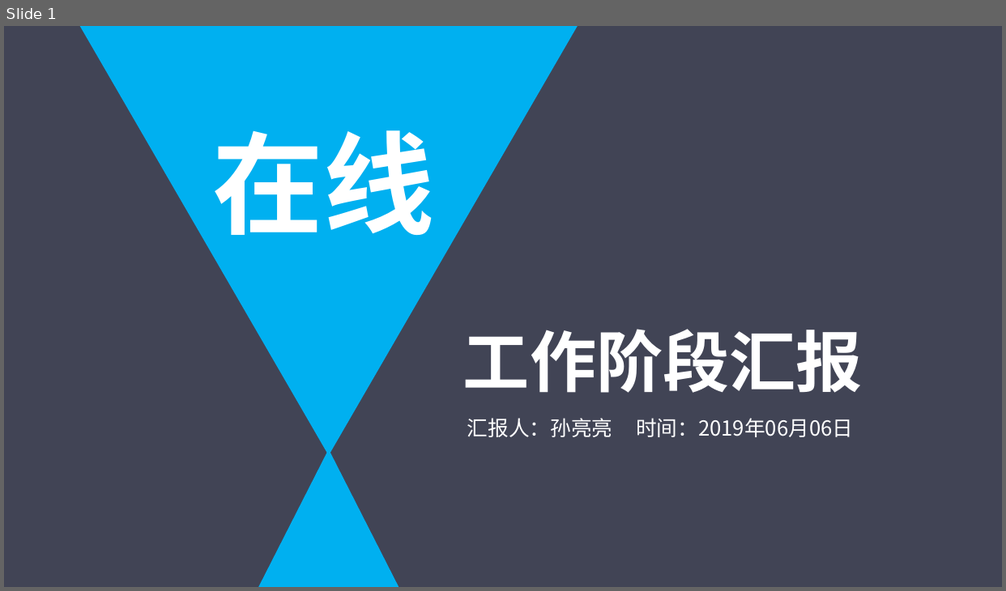
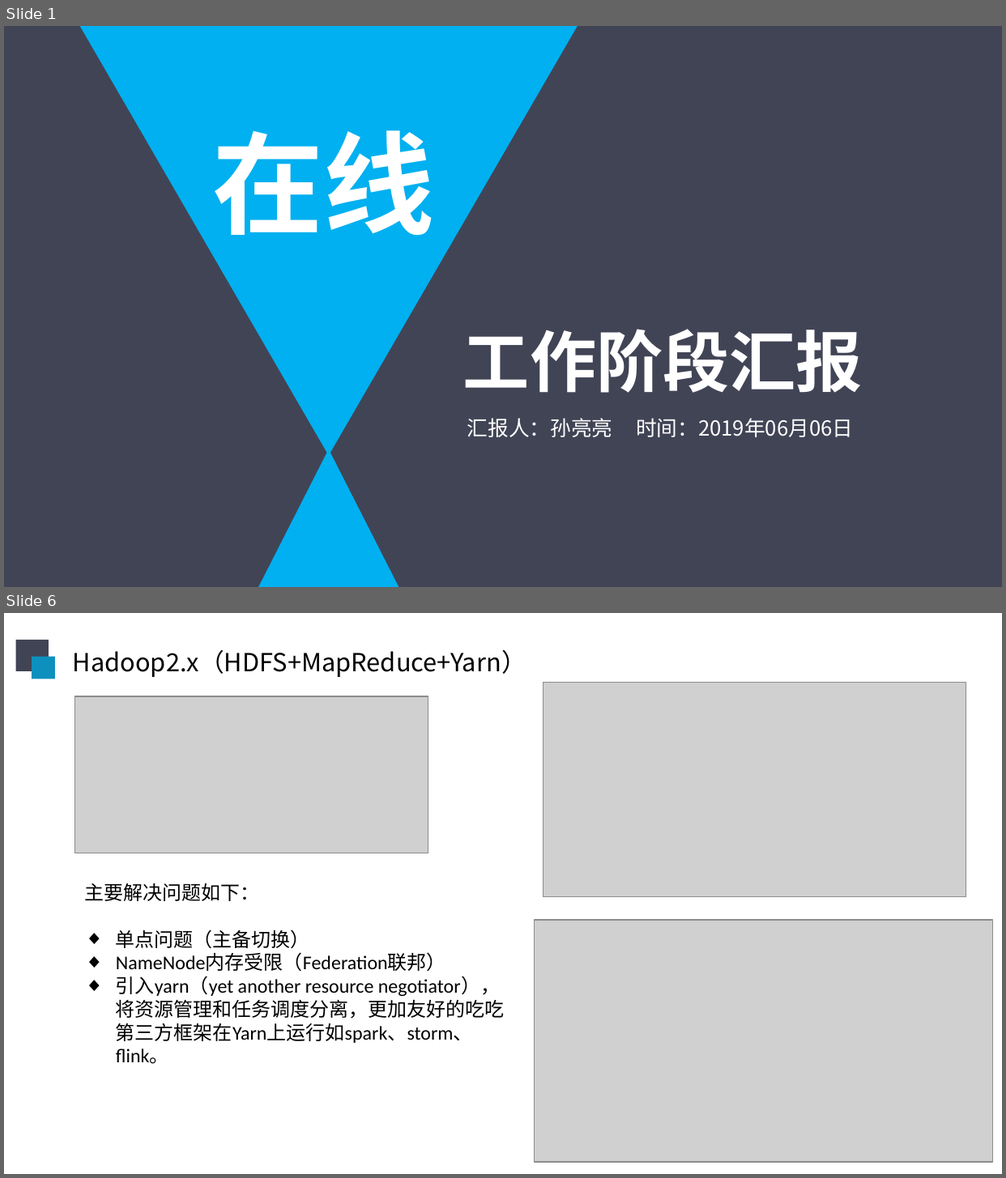
Before and after one commit to sunliangliang9201/interview_prepare, a slide deck: 在线阶段汇报20190606.pptx. Shown one above the other, each under a label of ours: slide 1 before the commit, slides 1 and 6 after it; the slides between them are not shown. The pictures are 1006x591 and 1006x1178 pixels, drawn with LibreOffice and Linux fonts; fonts in the diff are those of the drawing; grey boxes stand for pictures. Boxes give left, top, right and bottom in pixels: in the first picture for what was removed or moved away, otherwise in the second. Text is boxed around its words. In the diff, an @@ line names an element or a change of style, - is before the commit and + after.

```diff
--- a/在线阶段汇报20190606.pptx
+++ b/在线阶段汇报20190606.pptx
@@ slide 6 added at box(4, 613, 1002, 1174), background #FFFFFF @@
@@ rectangle added at box(16, 640, 49, 672), fill #414455 @@
@@ rectangle added at box(32, 657, 55, 680), fill #0E90BE @@
@@ text added at box(73, 649, 526, 677), 18 pt, text #000000 @@
+Hadoop2.x（HDFS+MapReduce+Yarn）
@@ picture added at box(543, 682, 966, 897) @@
@@ picture added at box(74, 696, 428, 854) @@
@@ text added at box(84, 884, 505, 1043), 14 pt, text #000000 @@
+主要解决问题如下：
+◆ 单点问题（主备切换）
+◆ NameNode内存受限（Federation联邦）
+◆ 引入yarn（yet another resource negotiator），将资源管理和任务调度分离，更加友好的吃吃第三方框架在Yarn上运行如spark、storm、flink。
@@ picture added at box(534, 920, 992, 1163) @@
```
Also in this commit, not shown: 5 slides changed, 7 other slides added.
